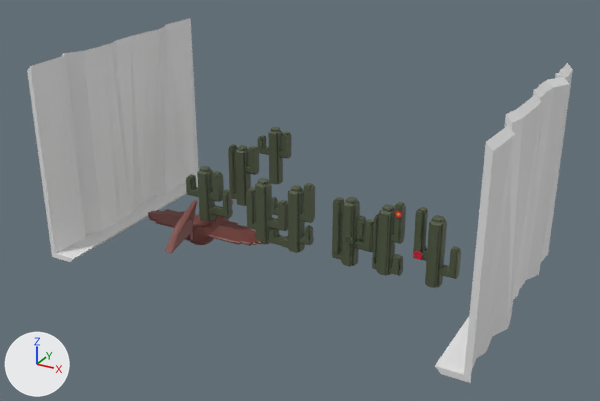
What one commit did to the Blender file Assets/Models/Obstacles.blend.
Before and after are seen from a camera (50 mm lens) standing at (22.9, -31.8, 18.5) and looking at (5.5, -0.1, 2.7). Lighting does not change. The marker at lower left points along +X, +Y and +Z.

Script lines for the objects in view, before the commit:
```python
me_bird = bpy.data.meshes.new('Bird')
me_bird.from_pydata(...)  # 518 vertices, 527 faces, 1 loose edge; spans x -3.63..3.63, y -3.4..2.42, z -0.63..1.88
me_bird.materials.append(mat_bird)  # brown #753e38
me_cactus = bpy.data.meshes.new('Cactus')
me_cactus.from_pydata(...)  # 532 vertices, 530 faces; spans x -2.15..2.84, y -0.66..0.66, z 0.0..6.63
me_cactus.materials.append(mat_cactus)  # dark green #4f5841
me_cactus_3 = bpy.data.meshes.new('Cactus 3')
me_cactus_3.from_pydata(...)  # 2162 vertices, 2138 faces; spans x -15.7..37.3, y -13.4..18.2, z -13.9..2.7
# faces by material slot: [2080, 5, 53]
me_cactus_3.materials.append(mat_cactus)  # dark green #4f5841
me_cactus_3.materials.append(mat_blume_innen)  # yellow #e7c31c
me_cactus_3.materials.append(mat_blume_aussen)  # red #e71a44
ob_bird = bpy.data.objects.new('Bird', me_bird)
ob_bird.location = (0.0, 0.0, 0.0)
ob_cactus = bpy.data.objects.new('Cactus', me_cactus)
ob_cactus.location = (0.0, 0.0, 0.0)
ob_cactus.scale = (0.5, 0.5, 0.5)
ob_cactus_3 = bpy.data.objects.new('Cactus 3', me_cactus_3)
ob_cactus_3.location = (11.62, 0.27, 1.4)
ob_cactus_3.rotation_euler = (1.612, -0.034, 3.007)  # degrees (92, -1.9, 172)
ob_cactus_3.scale = (0.117, 0.117, 0.0862)
# also in view: 'Cactus.001' at (0.1, 3.5, 1.7); 'Wall2' at (15.5, 0.0, 4.5); 'Cactus 2' at (4.3, 0.0, 1.8); 'Cactus.002' at (-0.1, 7.0, 1.7); 'Wall' at (-4.5, 0.0, 4.5)
```
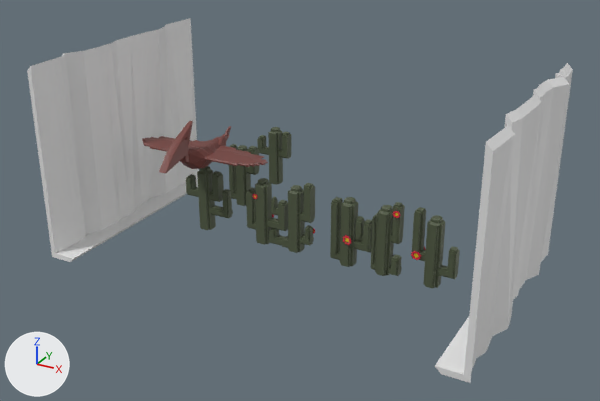
Commit message: Added Cacti Flowers

Changed parts and their boxes (x1, y1, x2, y2) in the pictures (600 x 401 px; the box of a moved part takes in the faces that stretch with it):
'Cactus 3', reshaped, moved
    before: (332, 197, 461, 288)
    after: (330, 197, 460, 288)
'Bird', moved
    before: (148, 200, 266, 253)
    after: (142, 121, 268, 173)
part 1 of me_cactus_3, moved or reshaped
    before: (372, 202, 406, 276)
    after: (370, 202, 405, 276)
part 2 of me_cactus_3, moved or reshaped
    before: (332, 197, 374, 266)
    after: (330, 197, 372, 267)
part 3 of me_cactus_3, moved or reshaped
    before: (413, 207, 461, 288)
    after: (411, 207, 460, 288)
part 4 of me_cactus_3, moved or reshaped
    before: (345, 235, 353, 245)
    after: (343, 235, 351, 245)
part 5 of me_cactus_3, moved or reshaped
    before: (395, 211, 402, 218)
    after: (393, 211, 400, 218)
part 6 of me_cactus_3, moved or reshaped
    before: (413, 250, 423, 260)
    after: (411, 251, 421, 260)

The change, as a diff of the scene's bpy script:
```diff
--- a/Assets/Models/Obstacles.blend.py
+++ b/Assets/Models/Obstacles.blend.py
@@ me_cactus_3 @@
 me_cactus_3.from_pydata(...)  # 2162 vertices, 2138 faces; spans x -15.7..37.3, y -13.4..18.2, z -13.9..2.7
 # used by ob_cactus_3; location = (11.62, 0.27, 1.4); rotation_euler = (1.612, -0.034, 3.007), in degrees (92, -1.9, 172); scale = (0.117, 0.117, 0.0862)
+# me_cactus_3 part 1: the loose piece of 722 vertices spanning x 6.7..19.5, y -12.8..18.0, z -11.1..-0.9 is moved by (-12.1, 12.4, 1.6)
+# me_cactus_3 part 2: the loose piece of 856 vertices spanning x 19.0..37.3, y -13.4..15.1, z -13.9..-3.7 is moved by (-12.1, 12.4, 1.6)
+# me_cactus_3 part 3: the loose piece of 392 vertices spanning x -15.7..2.9, y -12.0..18.2, z -7.7..2.7 is moved by (-12.1, 12.4, 1.6)
+# me_cactus_3 part 4: the loose piece of 32 vertices spanning x 26.2..29.9, y -3.2..0.5, z -13.6..-12.6 is moved by (-12.1, 12.4, 1.6)
+# me_cactus_3 part 5: the loose piece of 32 vertices spanning x 7.2..10.2, y 13.3..16.3, z -10.3..-9.1 is moved by (-12.1, 12.4, 1.6)
+# me_cactus_3 part 6: the loose piece of 32 vertices spanning x -2.4..1.7, y -2.3..1.8, z -7.4..-6.0 is moved by (-12.1, 12.4, 1.6)
 me_cactus_3.materials.append(mat_cactus)
@@ ob_bird @@
 ob_bird = bpy.data.objects.new('Bird', me_bird)
-ob_bird.location = (0.0, 0.0, 0.0)
+ob_bird.location = (0.0, 0.0, 4.15)
@@ ob_cactus_3 @@
 ob_cactus_3 = bpy.data.objects.new('Cactus 3', me_cactus_3)
-ob_cactus_3.location = (11.62, 0.27, 1.4)
+ob_cactus_3.location = (10.11, 0.18, 0.02)
 ob_cactus_3.rotation_euler = (1.612, -0.034, 3.007)  # degrees (92, -1.9, 172)
```
